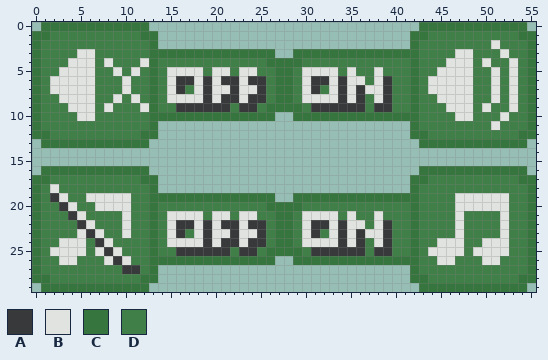
A pixel-art sprite gets an edit: Assets/Art/sound_buttons.png. That is the earlier state.
The file is 56x30 pixels.
Palette (. is transparent): A #37393b  B #e1e3e1  C #37753f  D #407f48
Once edited:
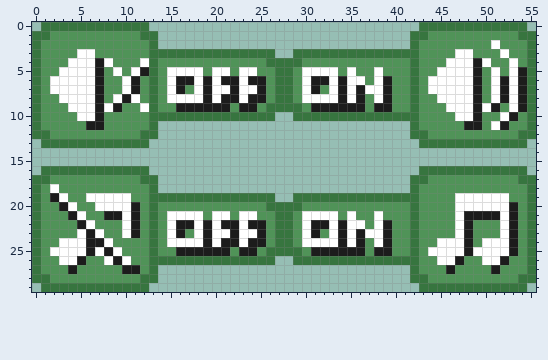
Difference:
Colour A changes from #37393b to #1c1c1c.
Colour B changes from #e1e3e1 to #ffffff.
Colour D changes from #407f48 to #509358.
The author changed colour D to colour A in row 4 at x 7 and 49; in row 5 at x 7, 12, 49 and 54; in rows 6 to 7 at x 7, 11, 49, 52 and 54; in row 8 at x 7, 10, 49, 52 and 54; in row 9 at x 7, 9, 49, 51 and 54; in row 10 at x 7, 49 and 53.
The author changed colour D to colour A in row 11 at x 6 to 7, 48 to 49 and 52; in row 20 at x 11 and 53; in row 21 at x 8 to 9, 11, 48 to 51 and 53; in rows 22 to 23 at x 11, 48 and 53; in rows 24 to 25 at x 6, 48 and 53; in row 26 at x 5, 47 and 52.
The author changed colour D to colour A in row 27 at x 4, 46 and 51.
